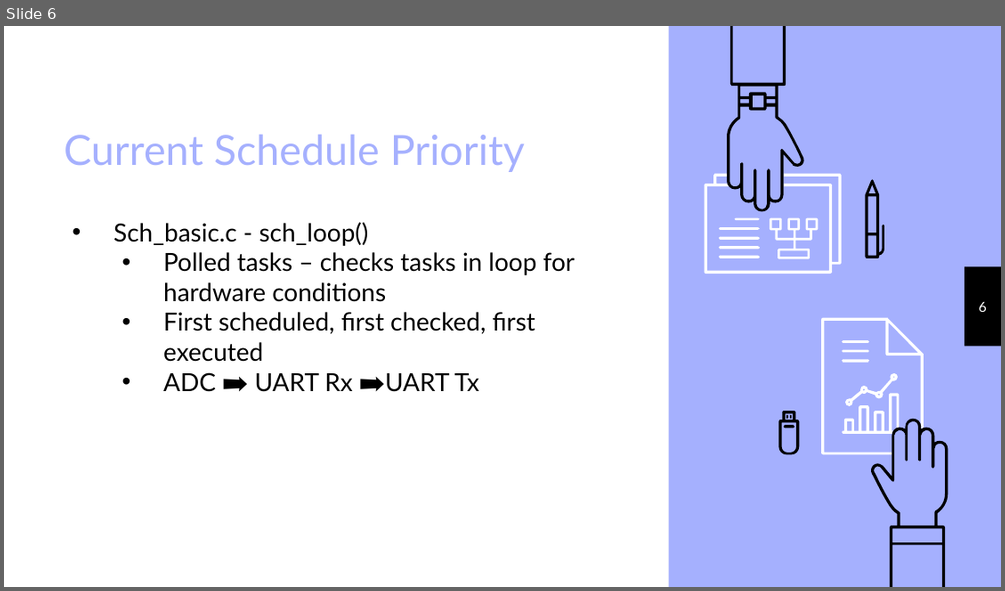
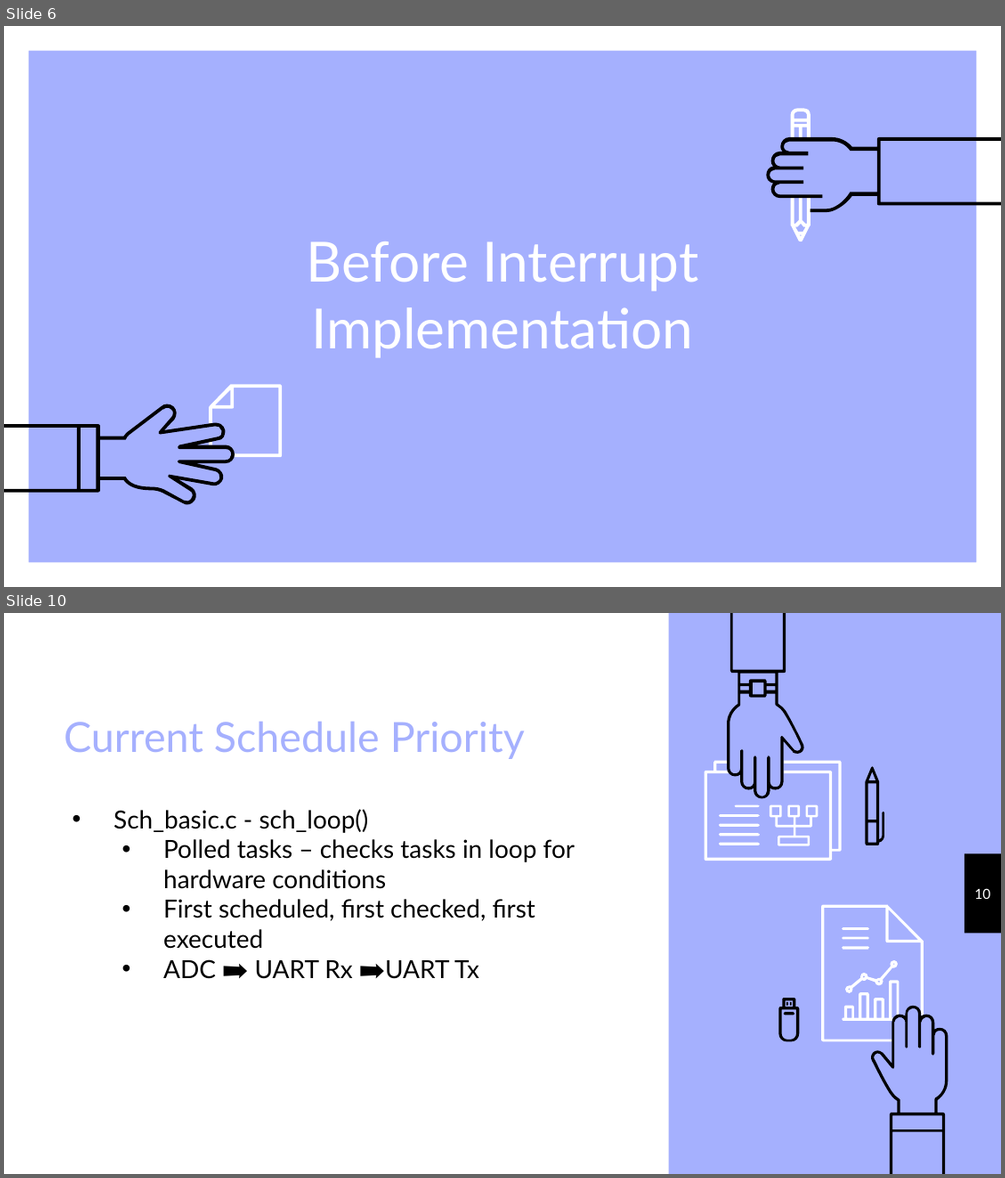
Before and after one commit to outlawkylie/CpE5170, a slide deck: 2.24.21 Lab 1 Update.pptx. Shown one above the other, each under a label of ours: slide 6 before the commit, slides 6 and 10 after it; the slides between them are not shown. The pictures are 1005x591 and 1005x1178 pixels, drawn with LibreOffice and Linux fonts; fonts in the diff are those of the drawing. Boxes give left, top, right and bottom in pixels: in the first picture for what was removed or moved away, otherwise in the second. Text is boxed around its words. In the diff, an @@ line names an element or a change of style, - is before the commit and + after.

```diff
--- a/2.24.21 Lab 1 Update.pptx
+++ b/2.24.21 Lab 1 Update.pptx
@@ slide 6 added at [4,26,1001,587], background #A5B0FE @@
@@ frame added at [4,26,1001,586], fill #FFFFFF @@
@@ freeform shape added at [790,108,810,137], fill #FFFFFF @@
@@ freeform shape added at [767,136,1001,211], fill #000000 @@
@@ freeform shape added at [791,198,810,241], fill #FFFFFF @@
@@ title added at [306,241,699,358], 40 pt, text #FFFFFF @@
+Before Interrupt Implementation
@@ freeform shape added at [210,384,282,457], fill #FFFFFF @@
@@ freeform shape added at [5,403,235,505], fill #000000 @@
@@ freeform shape added at [209,442,211,444], fill #FFFFFF @@
@@ what was slide 6 is now slide 10 @@
@@ page number at [974,888,990,899]: text changed @@
-6
+10
```
Also in this commit, not shown: 4 slides changed, 4 other slides added, 1 slide removed, 1 other file.
